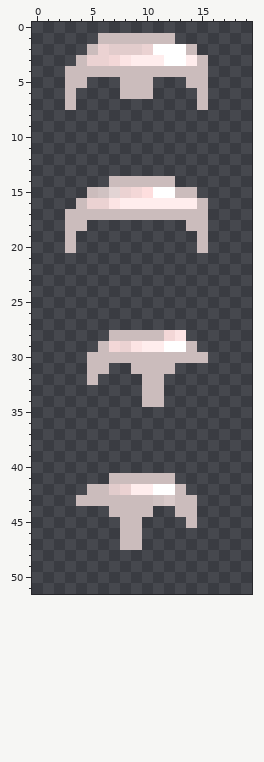
Pixel-art sprite -- src/resources/img/sprites/equipment/steel_helmet.png. Above: the version before the commit.
The file is 20x52 pixels. Pixels under 10% opacity are left out. Colours within 5 levels of each other are drawn and written as one.
Now the later version:
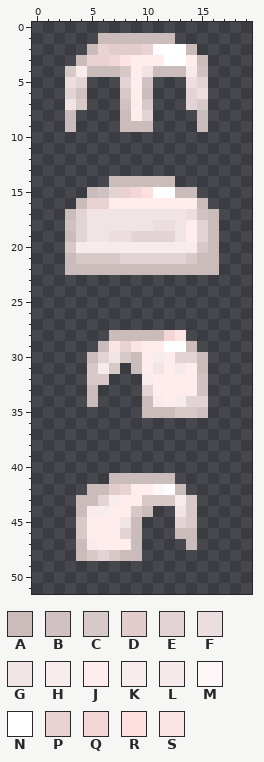
Palette (. is transparent): A #cbbcbc  B #d0c2c2  C #d8c9c9  D #e2cccc  E #e2d4d4  F #ecdede  G #f1e4e4  H #f8ebeb  J #ffeded  K #fdf0f0f9  L #fff2f2f2  M #fff7f7  N #ffffff  P #ebd2d2  Q #f3d7d7  R #fedede  S #fce4e4
From old to new:
y 4: x 3..4 AA -> CH; x 8..10 AAA -> CJG; x 14..15 AA -> HB
y 5: x 3..4 AA -> FE; x 8..10 AAA -> EJB; x 14..15 AA -> FE
y 6: x 3..4 A. -> EB; x 8..9 AA -> CJ; x 14..15 .A -> EF
y 7: x 3..4 A. -> GC; x 8..10 ... -> BJC; x 14..15 .A -> EC
y 8: x 3 . -> A; x 8..10 ... -> AJE; x 15 . -> A
y 9: x 3 . -> A; x 8..10 ... -> AAA; x 15 . -> A
y 16: x 7 S -> J
y 17: x 4..16 AAAAAAAAAAAA. -> EGGGGGGGGGFBA
y 18: x 3..16 AA.........AA. -> BEGGGGGGFFGJEA
y 19: x 4..16 ...........A. -> EGGFFEEEEGJEA
y 20: x 3..16 A...........A. -> CHHHHHHHHHHHCA
y 21: x 3..16 .............. -> ACCCCEEEEEECAA
y 22: x 3..16 .............. -> AAAAAAAAAAAAAA
y 29: x 7 Q -> S
y 30: x 6..8 AAA -> EGC; x 10..14 AAAAA -> JHJEE
y 31: x 5..7 AA. -> CHC; x 10..15 AAA... -> JGJLJA
y 32: x 5..6 A. -> CC; x 10..15 AA.... -> HJJJJB
y 33: x 5 . -> A; x 10..15 AA.... -> EJJJJB
y 34: x 5 . -> A; x 11..15 A.... -> HJHEE
y 35: x 10..15 ...... -> AAACCB
y 42: x 11 N -> M
y 43: x 6..11 AAAAAB -> EHJJCC; x 13..14 AA -> HC
y 44: x 4..9 ...AAA -> AKKJJC; x 13..14 AA -> GC
y 45: x 4..8 ....A -> CJJJG; x 13..14 .A -> EC
y 46: x 4..8 ....A -> CJJJE; x 13..14 .. -> AA
y 47: x 4..8 ....A -> AKJJJ; x 14 . -> A
y 48: x 4..9 ...... -> ACECAA
Changed places in both pictures, as pixel boxes (x1, y1, x2, y2):
changed: (65, 66, 208, 132)
changed: (65, 198, 219, 275)
changed: (87, 341, 208, 418)
changed: (76, 484, 197, 561)
